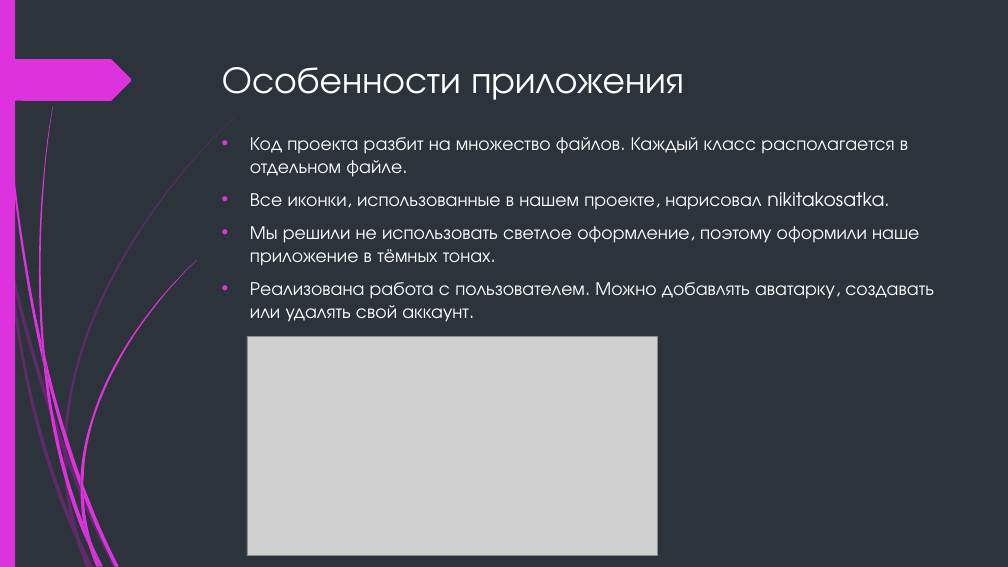
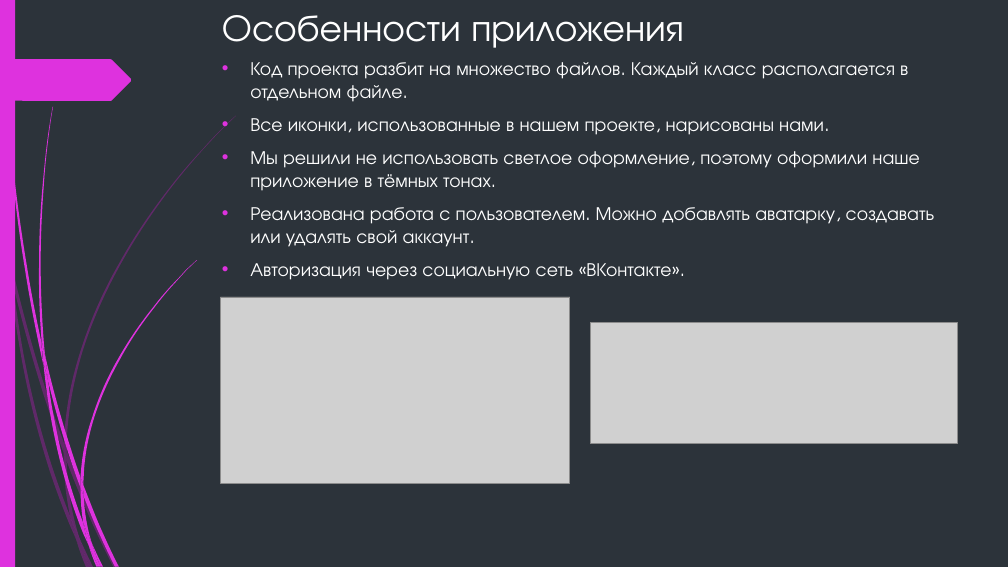
Before and after one commit to Protocs/OkayMoney, a slide deck: slide 5 of demo/OkayMoney.pptx. Drawn at 1008x567 pixels with LibreOffice and Linux fonts; fonts in the diff are those of the drawing; grey boxes stand for pictures. Boxes give left, top, right and bottom in pixels: in the first picture for what was removed or moved away, otherwise in the second. Text is boxed around its words. In the diff, an @@ line names an element or a change of style, - is before the commit and + after.

```diff
--- a/demo/OkayMoney.pptx
+++ b/demo/OkayMoney.pptx
@@ title "Особенности приложения": place and size @@
-title "Особенности приложения" at bbox=[222, 67, 684, 100]
+title "Особенности приложения" at bbox=[222, 15, 684, 48]
@@ text "Код проекта разбит на множество ...": place and size @@
-text "Код проекта разбит на множество ..." at bbox=[250, 137, 934, 322]
+text "Код проекта разбит на множество ..." at bbox=[250, 62, 935, 280]
@@ text at bbox=[250, 118, 829, 135]: text changed @@
-• Все иконки, использованные в нашем проекте, нарисовал nikitakosatka.
+• Все иконки, использованные в нашем проекте, нарисованы нами.
@@ text at bbox=[250, 263, 671, 280]: paragraph added @@
+• Авторизация через социальную сеть «ВКонтакте».
@@ picture: place and size @@
-picture at bbox=[247, 337, 659, 556]
+picture at bbox=[220, 297, 569, 484]
@@ picture added at bbox=[591, 322, 957, 443] @@
```
Also in this commit, not shown: 4 other slides changed.
